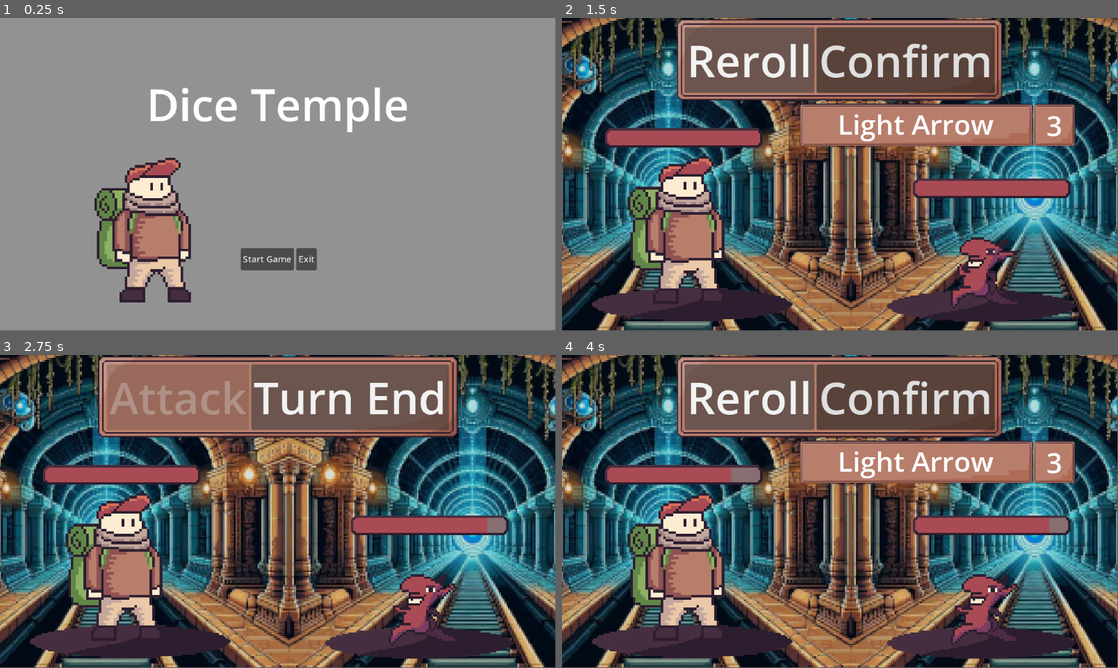
Above: before the commit, frames 1-4 (two rows, left to right).
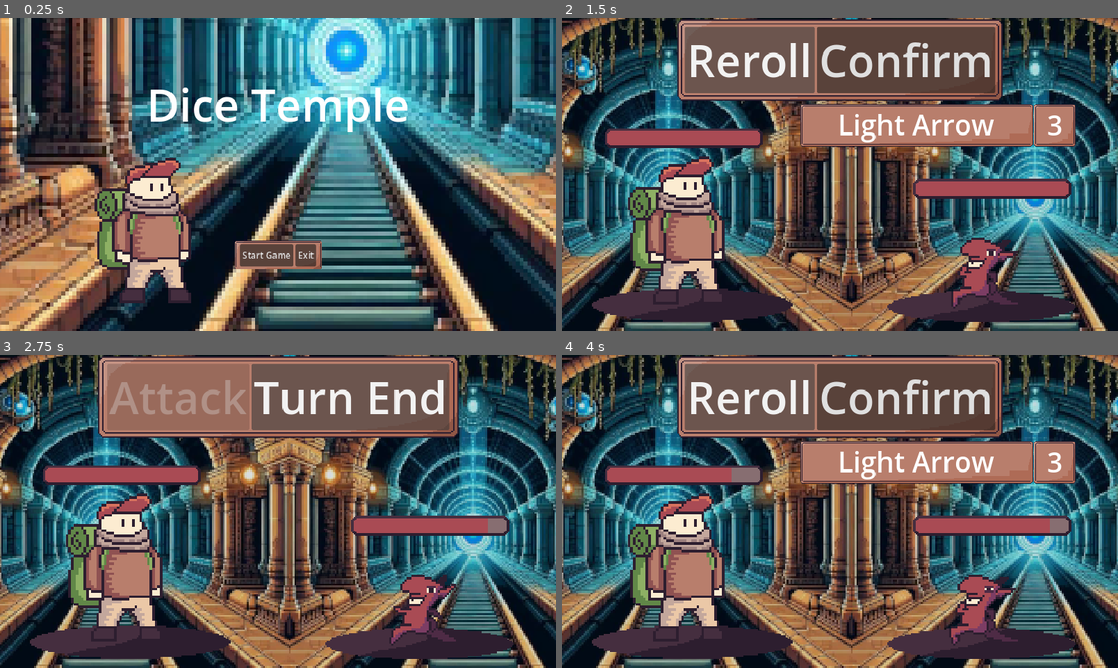
Above: after the commit, the same moments.

Repository: BobWizardLad/Dice-Temple
Game: Godot game, scene res://GameMaster.tscn
Same seed, same stepped clock (60 frames per second), same inputs: the game is played once before the commit and once after it.
Inputs:
- Up to frame 1 (0.25 s): no input
- Up to frame 2 (1.5 s): click "Start Game" at 0.5 s; click "Attack" at 1.25 s
- Up to frame 3 (2.75 s): click "Confirm" at 2 s
- Up to frame 4 (4 s): click "Turn End" at 2.75 s; click "Attack" at 3.5 s
In our replay, the window is 799x449 before the commit and 800x450 after it. These sizes can differ from the game's own. Grey fills any space a smaller window leaves; there, only what the larger window draws over its background counts as a difference.

The runs differ from the first frame. In frame 1, 92% of the frame differs, in the area x 0-100%, y 0-100%; in frame 2, 14%; in frame 3, 13%; in frame 4, 14%.

Commit message:
✨ Unused Beam Attack Animation
Some systems are in place for a beam animation! Further progress on this game will be set back for an indeterminate period of time.

Diff:
--- a/Dice-Temple/CombatScene.tscn
+++ b/Dice-Temple/CombatScene.tscn
@@ -15,6 +15,7 @@
 [ext_resource type="Texture2D" uid="uid://ds6ukv10q7t5e" path="res://assets/sprites/blank_dice.png" id="13_52jua"]
 [ext_resource type="PackedScene" uid="uid://b57vmpmd8yu3n" path="res://assets/resources/BlankAttack.tscn" id="13_qamlw"]
 [ext_resource type="Texture2D" uid="uid://g6pj62tjyygh" path="res://assets/sprites/ui_panel.png" id="15_o1wot"]
+[ext_resource type="SpriteFrames" uid="uid://bmvdx0aujifcv" path="res://assets/sprites/beam_frames.tres" id="16_e2hw7"]
 
 [sub_resource type="AtlasTexture" id="AtlasTexture_mkpon"]
 atlas = ExtResource("12_y4b8l")
@@ -154,7 +155,7 @@
 }],
 "loop": true,
 "name": &"default",
-"speed": 18.0
+"speed": 10.0
 }]
 
 [node name="GameService" type="Node2D"]
@@ -448,11 +449,20 @@
 [node name="BlankAttack" parent="." instance=ExtResource("13_qamlw")]
 visible = false
 
+[node name="AttackSprite" type="AnimatedSprite2D" parent="."]
+visible = false
+position = Vector2(659, 462)
+scale = Vector2(4, 4)
+sprite_frames = ExtResource("16_e2hw7")
+frame = 6
+frame_progress = 0.269833
+
 [connection signal="game_over" from="." to="UI" method="_on_game_service_game_over"]
 [connection signal="game_win" from="." to="UI" method="_on_game_service_game_win"]
 [connection signal="on_attack_roll" from="." to="UI" method="_on_unit_service_on_attack_roll"]
 [connection signal="on_confirm" from="." to="UI" method="_on_confirm"]
 [connection signal="on_reroll" from="." to="UI" method="_on_game_service_on_reroll"]
+[connection signal="attack_action" from="UnitService/Player" to="." method="_on_player_attack_action"]
 [connection signal="button_down" from="UI/AttackHeader/ButtonContainer/Reroll" to="." method="_on_reroll"]
 [connection signal="button_down" from="UI/AttackHeader/ButtonContainer/Confirm" to="." method="_on_confirm"]
 [connection signal="button_down" from="UI/TurnHeader/ButtonContainer/Attack" to="." method="_on_attack"]
--- a/Dice-Temple/GameMaster.tscn
+++ b/Dice-Temple/GameMaster.tscn
@@ -9,7 +9,7 @@
 [node name="MainMenu" parent="." instance=ExtResource("2_kkqt0")]
 script = null
 
-[connection signal="button_down" from="MainMenu/CanvasLayer/HBoxContainer/Start" to="." method="_on_start_button_down"]
-[connection signal="button_down" from="MainMenu/CanvasLayer/HBoxContainer/Exit" to="." method="_on_exit_button_down"]
+[connection signal="button_down" from="MainMenu/CanvasLayer/NinePatchRect/HBoxContainer/Start" to="." method="_on_start"]
+[connection signal="button_down" from="MainMenu/CanvasLayer/NinePatchRect/HBoxContainer/Exit" to="." method="_on_exit"]
 
 [editable path="MainMenu"]
--- a/Dice-Temple/MainMenu.tscn
+++ b/Dice-Temple/MainMenu.tscn
@@ -1,7 +1,9 @@
-[gd_scene load_steps=10 format=3 uid="uid://pwkn0vt7sjuc"]
+[gd_scene load_steps=12 format=3 uid="uid://pwkn0vt7sjuc"]
 
 [ext_resource type="Script" path="res://assets/scripts/MainMenu.gd" id="1_df77h"]
 [ext_resource type="Texture2D" uid="uid://5rdgl3eac8pk" path="res://assets/sprites/splorerSprite.png" id="2_bxyp7"]
+[ext_resource type="Texture2D" uid="uid://cixhjchdnymed" path="res://assets/sprites/subway_temple.png" id="3_lvry5"]
+[ext_resource type="Texture2D" uid="uid://g6pj62tjyygh" path="res://assets/sprites/ui_panel.png" id="4_j5rsi"]
 
 [sub_resource type="AtlasTexture" id="AtlasTexture_1mxik"]
 atlas = ExtResource("2_bxyp7")
@@ -56,6 +58,11 @@
 [node name="MainMenu" type="Node2D"]
 script = ExtResource("1_df77h")
 
+[node name="SubwayTemple" type="Sprite2D" parent="."]
+position = Vector2(1298, -18)
+scale = Vector2(2.23667, 2.23667)
+texture = ExtResource("3_lvry5")
+
 [node name="Sprite" type="AnimatedSprite2D" parent="."]
 position = Vector2(257, 366)
 scale = Vector2(0.572266, 0.572266)
@@ -77,29 +84,44 @@
 text = "Dice Temple"
 horizontal_alignment = 1
 
-[node name="HBoxContainer" type="HBoxContainer" parent="CanvasLayer"]
+[node name="NinePatchRect" type="NinePatchRect" parent="CanvasLayer"]
 anchors_preset = 7
 anchor_left = 0.5
 anchor_top = 1.0
 anchor_right = 0.5
 anchor_bottom = 1.0
-offset_left = -148.0
-offset_top = -148.0
-offset_right = 152.0
-offset_bottom = -108.0
+offset_left = -79.0
+offset_top = -163.0
+offset_right = 79.0
+offset_bottom = -110.0
 grow_horizontal = 2
 grow_vertical = 0
+texture = ExtResource("4_j5rsi")
+
+[node name="HBoxContainer" type="HBoxContainer" parent="CanvasLayer/NinePatchRect"]
+layout_mode = 1
+anchors_preset = 8
+anchor_left = 0.5
+anchor_top = 0.5
+anchor_right = 0.5
+anchor_bottom = 0.5
+offset_left = -150.0
+offset_top = -20.0
+offset_right = 150.0
+offset_bottom = 20.0
+grow_horizontal = 2
+grow_vertical = 2
 size_flags_horizontal = 3
 size_flags_vertical = 3
 alignment = 1
 
-[node name="Start" type="Button" parent="CanvasLayer/HBoxContainer"]
+[node name="Start" type="Button" parent="CanvasLayer/NinePatchRect/HBoxContainer"]
 layout_mode = 2
 text = "Start Game"
 
-[node name="Exit" type="Button" parent="CanvasLayer/HBoxContainer"]
+[node name="Exit" type="Button" parent="CanvasLayer/NinePatchRect/HBoxContainer"]
 layout_mode = 2
 text = "Exit"
 
-[connection signal="button_down" from="CanvasLayer/HBoxContainer/Start" to="." method="_on_start_button_down"]
-[connection signal="button_down" from="CanvasLayer/HBoxContainer/Exit" to="." method="_on_exit_button_down"]
+[connection signal="button_down" from="CanvasLayer/NinePatchRect/HBoxContainer/Start" to="." method="_on_start"]
+[connection signal="button_down" from="CanvasLayer/NinePatchRect/HBoxContainer/Exit" to="." method="_on_exit"]
--- a/Dice-Temple/assets/resources/beam.tres
+++ b/Dice-Temple/assets/resources/beam.tres
@@ -1,6 +1,7 @@
-[gd_resource type="Resource" load_steps=2 format=3 uid="uid://dh370xeg8m05q"]
+[gd_resource type="Resource" load_steps=3 format=3 uid="uid://dh370xeg8m05q"]
 
 [ext_resource type="Script" path="res://assets/resources/resScripts/UniqueAttack.gd" id="1_dq58f"]
+[ext_resource type="SpriteFrames" uid="uid://bmvdx0aujifcv" path="res://assets/sprites/beam_frames.tres" id="1_u3l4a"]
 
 [resource]
 script = ExtResource("1_dq58f")
@@ -8,3 +9,4 @@
 damage = 6
 healing = 0
 blocking = 0
+attack_texture = ExtResource("1_u3l4a")
--- a/Dice-Temple/assets/resources/resScripts/UniqueAttack.gd
+++ b/Dice-Temple/assets/resources/resScripts/UniqueAttack.gd
@@ -4,3 +4,4 @@
 @export var damage: int
 @export var healing: int
 @export var blocking: int
+@export var attack_texture: SpriteFrames
--- a/Dice-Temple/assets/scripts/AttackContainer.gd
+++ b/Dice-Temple/assets/scripts/AttackContainer.gd
@@ -19,3 +19,6 @@
 
 func get_blocking() -> int:
 	return attack_unique.blocking
+
+func get_attack_frames():
+	return attack_unique.attack_texture
--- a/Dice-Temple/assets/scripts/GameService.gd
+++ b/Dice-Temple/assets/scripts/GameService.gd
@@ -2,6 +2,7 @@
 
 @onready var unit_service: Node2D = $UnitService
 @onready var dice_service: Node2D = $DiceService
+@onready var attack_anim: Node2D = $AttackSprite
 
 var my_scene: Resource = load("res://CombatScene.tscn")
 
@@ -93,5 +94,9 @@
 func _on_game_end():
 	get_tree().quit()
 
+# The codebase needs to b redesigned!!!! Not hppening today...
 func _on_end_game_button_down():
 	get_tree().reload_current_scene()
+
+func _on_player_attack_action():
+	pass # Replace with function body.
--- a/Dice-Temple/assets/scripts/MainMenu.gd
+++ b/Dice-Temple/assets/scripts/MainMenu.gd
@@ -3,8 +3,8 @@
 var game_scene = load("res://CombatScene.tscn")
 var menu_scene = load("res://MainMenu.tscn")
 
-func _on_start_button_down():
+func _on_start():
 	get_child(0).queue_free()
 	add_child(game_scene.instantiate())
-func _on_exit_button_down():
+func _on_exit():
 	get_tree().quit()
--- a/Dice-Temple/assets/scripts/Unit.gd
+++ b/Dice-Temple/assets/scripts/Unit.gd
@@ -3,6 +3,8 @@
 @export var HEALTH_MAX: int # Maximum health value of the unit.
 @export var health: int # Current hitpoints, life, etc.
 @export var team: int # Team num will determine who can attack who.
+
+signal attack_action # Signals visuals for the attack action
 
 @onready var health_display: Control = $HealthBar
 @onready var attack_handler: Node2D = $AttacksHandler
@@ -31,9 +33,3 @@
 
 func get_team() -> int:
 	return team
-
-func anim_damaged():
-	pass
-
-func anim_attack():
-	pass
--- a/Dice-Temple/assets/scripts/UnitService.gd
+++ b/Dice-Temple/assets/scripts/UnitService.gd
@@ -13,9 +13,6 @@
 	var hit_value = attack.get_damage()
 	var healing = attack.get_healing()
 
-	attacker.anim_attack()
-	target.anim_damaged()
-
 	target.mod_health(-1 * hit_value)
 	attacker.mod_health(healing)
 
--- /dev/null
+++ b/Dice-Temple/assets/sprites/beam_frames.tres
@@ -0,0 +1,67 @@
+[gd_resource type="SpriteFrames" load_steps=10 format=3 uid="uid://bmvdx0aujifcv"]
+
+[ext_resource type="Texture2D" uid="uid://dgbtyw4tndg80" path="res://assets/sprites/beam.png" id="1_j31kd"]
+
+[sub_resource type="AtlasTexture" id="AtlasTexture_s786s"]
+atlas = ExtResource("1_j31kd")
+region = Rect2(0, 0, 128, 64)
+
+[sub_resource type="AtlasTexture" id="AtlasTexture_odedb"]
+atlas = ExtResource("1_j31kd")
+region = Rect2(128, 0, 128, 64)
+
+[sub_resource type="AtlasTexture" id="AtlasTexture_m1e73"]
+atlas = ExtResource("1_j31kd")
+region = Rect2(256, 0, 128, 64)
+
+[sub_resource type="AtlasTexture" id="AtlasTexture_cmtm0"]
+atlas = ExtResource("1_j31kd")
+region = Rect2(384, 0, 128, 64)
+
+[sub_resource type="AtlasTexture" id="AtlasTexture_ta40q"]
+atlas = ExtResource("1_j31kd")
+region = Rect2(512, 0, 128, 64)
+
+[sub_resource type="AtlasTexture" id="AtlasTexture_p1e6v"]
+atlas = ExtResource("1_j31kd")
+region = Rect2(640, 0, 128, 64)
+
+[sub_resource type="AtlasTexture" id="AtlasTexture_ttsg6"]
+atlas = ExtResource("1_j31kd")
+region = Rect2(768, 0, 128, 64)
+
+[sub_resource type="AtlasTexture" id="AtlasTexture_sn1pv"]
+atlas = ExtResource("1_j31kd")
+region = Rect2(896, 0, 128, 64)
+
+[resource]
+animations = [{
+"frames": [{
+"duration": 1.0,
+"texture": SubResource("AtlasTexture_s786s")
+}, {
+"duration": 1.0,
+"texture": SubResource("AtlasTexture_odedb")
+}, {
+"duration": 1.0,
+"texture": SubResource("AtlasTexture_m1e73")
+}, {
+"duration": 1.0,
+"texture": SubResource("AtlasTexture_cmtm0")
+}, {
+"duration": 1.0,
+"texture": SubResource("AtlasTexture_ta40q")
+}, {
+"duration": 1.0,
+"texture": SubResource("AtlasTexture_p1e6v")
+}, {
+"duration": 1.0,
+"texture": SubResource("AtlasTexture_ttsg6")
+}, {
+"duration": 1.0,
+"texture": SubResource("AtlasTexture_sn1pv")
+}],
+"loop": true,
+"name": &"default",
+"speed": 10.0
+}]
--- a/Dice-Temple/project.godot
+++ b/Dice-Temple/project.godot
@@ -18,6 +18,7 @@
 
 [display]
 
+window/stretch/mode="canvas_items"
 window/stretch/scale=1.15
 
 [dotnet]
Not shown: 1 places in Dice-Temple/CombatScene.tscn that only renumber resources
Binary file added: Dice-Temple/assets/sprites/beam.png
Not shown, added: Dice-Temple/assets/sprites/beam.png.import
Not shown, added: Aesprite_Assets/beam.aseprite
